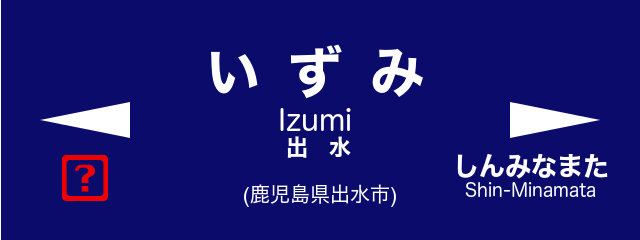
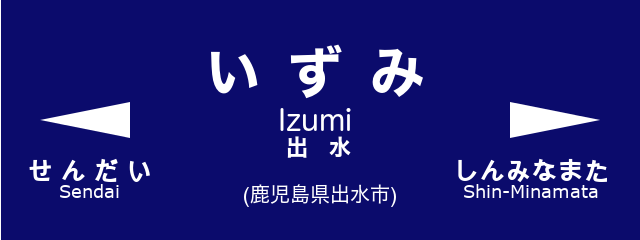
Two versions of the same layered image (640px x 240px). Layer-by-layer changes:
hid "❓" over [62,155,108,201]
added layer "せ ん だ い ..." above "しんみなまた ..." over [29,158,150,198]
painted on "しんみなまた ..." over [457,153,608,198]
